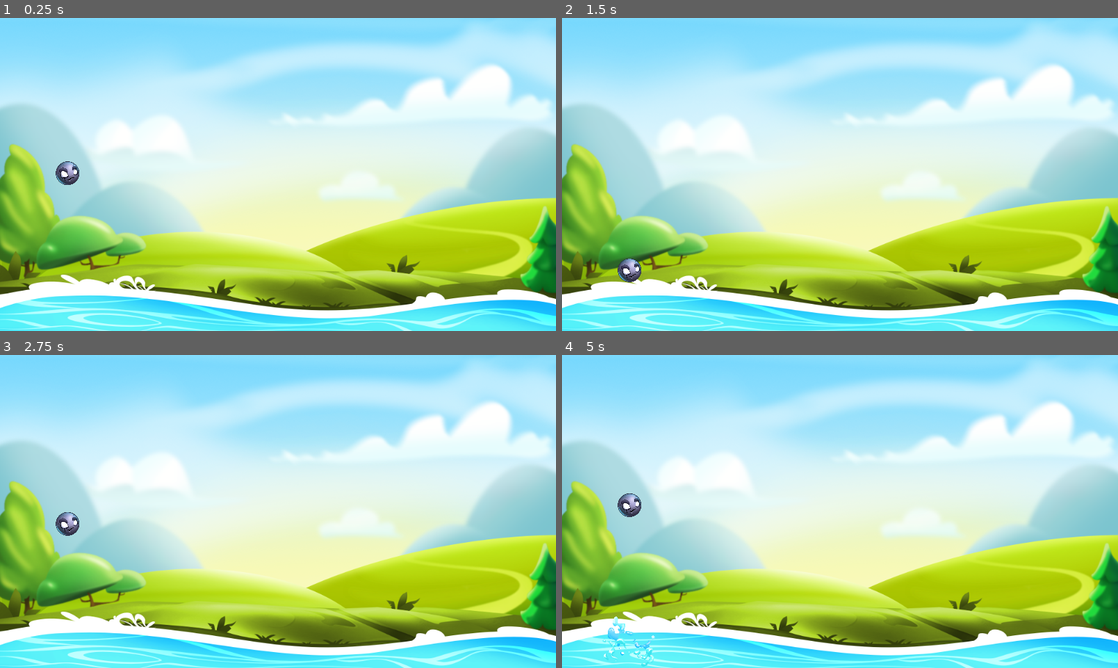
Above: before the commit, frames 1-4 (two rows, left to right).
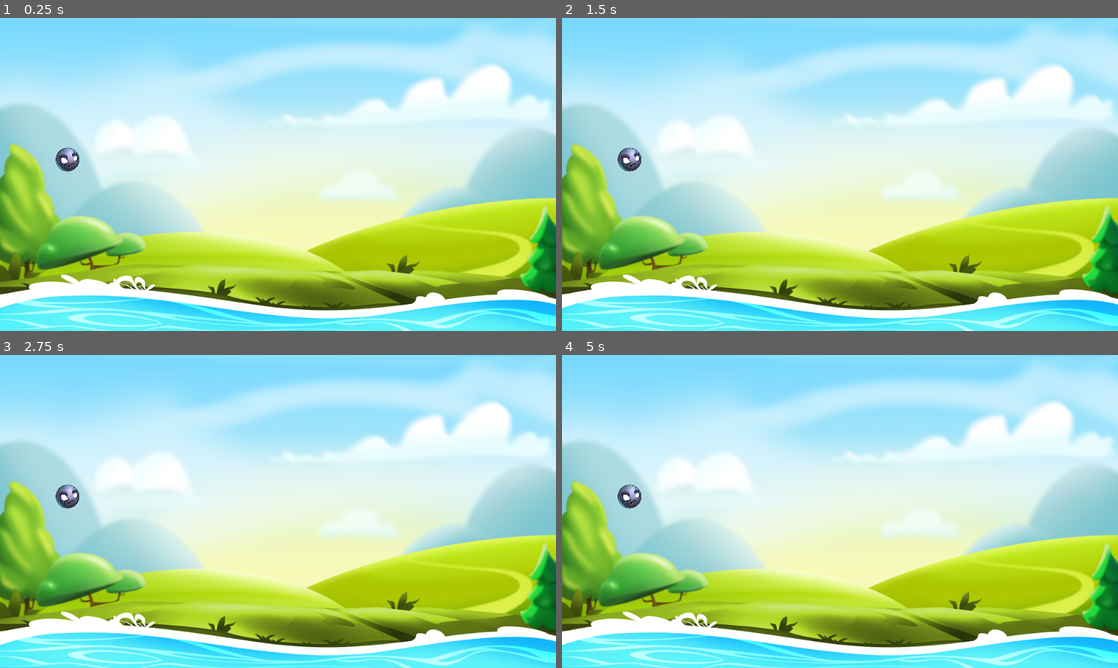
Above: after the commit, the same moments.

Repository: svindom/slingy-team
Game: Godot game, scene res://scenes/level/level.tscn
The game is run twice, just before and just after one commit, with the same random seed, the same clock (stepped at 60 frames per second) and the same inputs. The project has no main scene, so this scene is started directly.
Inputs (mouse positions are in pixels of both pictures, inside the frame that each line leads up to):
- Up to frame 1 (0.25 s): no input
- Up to frame 2 (1.5 s): move the mouse to (962, 158) at 0.52 s; click (962, 158) at 0.67 s; move the mouse to (728, 190) at 1.27 s; click (728, 190) at 1.42 s
- Up to frame 3 (2.75 s): move the mouse to (333, 442) at 2.02 s; click (333, 442) at 2.17 s
- Up to frame 4 (5 s): move the mouse to (812, 574) at 2.77 s; click (812, 574) at 2.92 s; move the mouse to (1006, 558) at 3.52 s; click (1006, 558) at 3.67 s; move the mouse to (673, 464) at 4.27 s; click (673, 464) at 4.42 s

The runs differ from the first frame. In frame 1, 0.4% of the frame differs, in the area x 10-15%, y 41-54%; in frame 2, 0.5%; in frame 3, 0.5%; in frame 4, 0.7%, in the area x 7-17%, y 41-100%.

Commit message:
fixed the player's animation (water salsh)

Diff:
--- a/Slingy Team/scenes/player/player.gd
+++ b/Slingy Team/scenes/player/player.gd
@@ -3,13 +3,13 @@
 
 @onready var water_splash_animation: AnimatedSprite2D = $WaterSplashAnimation
 @onready var ball_sprite: Sprite2D = $BallSprite
-
+@onready var player_delete_timer: Timer = $PlayerDeleteTimer
 
 
 
 # Called when the node enters the scene tree for the first time.
 func _ready():
-	SignalManager.on_player_destroyed.connect(play_water_spalash_animation)
+	SignalManager.on_player_destroyed.connect(delete_player)
 	water_splash_animation.hide()
 
 
@@ -19,6 +19,19 @@
 
 
 func play_water_spalash_animation() -> void:
-	ball_sprite.hide()
 	water_splash_animation.show()
 	water_splash_animation.play("water_splash_animation")
+
+
+func delete_player() -> void:
+	ball_sprite.hide()
+	play_water_spalash_animation()
+	player_delete_timer.start()
+
+
+func _on_player_delete_timer_timeout() -> void:
+	queue_free()
+
+
+func _on_input_event(viewport, event, shape_idx):
+	pass # Replace with function body.
--- a/Slingy Team/scenes/player/player.tscn
+++ b/Slingy Team/scenes/player/player.tscn
@@ -72,6 +72,8 @@
 }]
 
 [node name="Player" type="RigidBody2D"]
+input_pickable = true
+freeze = true
 script = ExtResource("1_k53xp")
 
 [node name="BallSprite" type="Sprite2D" parent="."]
@@ -82,9 +84,15 @@
 shape = SubResource("CircleShape2D_3vn7n")
 
 [node name="WaterSplashAnimation" type="AnimatedSprite2D" parent="."]
-position = Vector2(0, -189.665)
+position = Vector2(0, -132)
 scale = Vector2(0.35, 0.35)
 sprite_frames = SubResource("SpriteFrames_mo4s2")
 animation = &"water_splash_animation"
 frame = 2
 frame_progress = 0.683925
+
+[node name="PlayerDeleteTimer" type="Timer" parent="."]
+wait_time = 2.0
+
+[connection signal="input_event" from="." to="." method="_on_input_event"]
+[connection signal="timeout" from="PlayerDeleteTimer" to="." method="_on_player_delete_timer_timeout"]
--- a/Slingy Team/scenes/water/water.gd
+++ b/Slingy Team/scenes/water/water.gd
@@ -14,5 +14,5 @@
 
 
 func _on_body_entered(body):
+	SignalManager.on_player_destroyed.emit()
 	water_splash_sound.play()
-	SignalManager.on_player_destroyed.emit()
